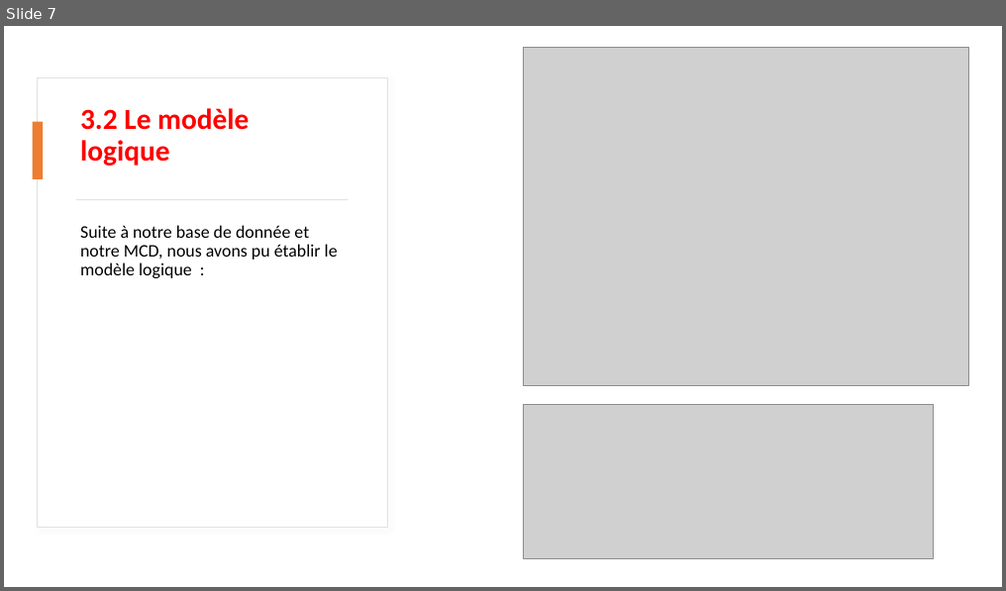
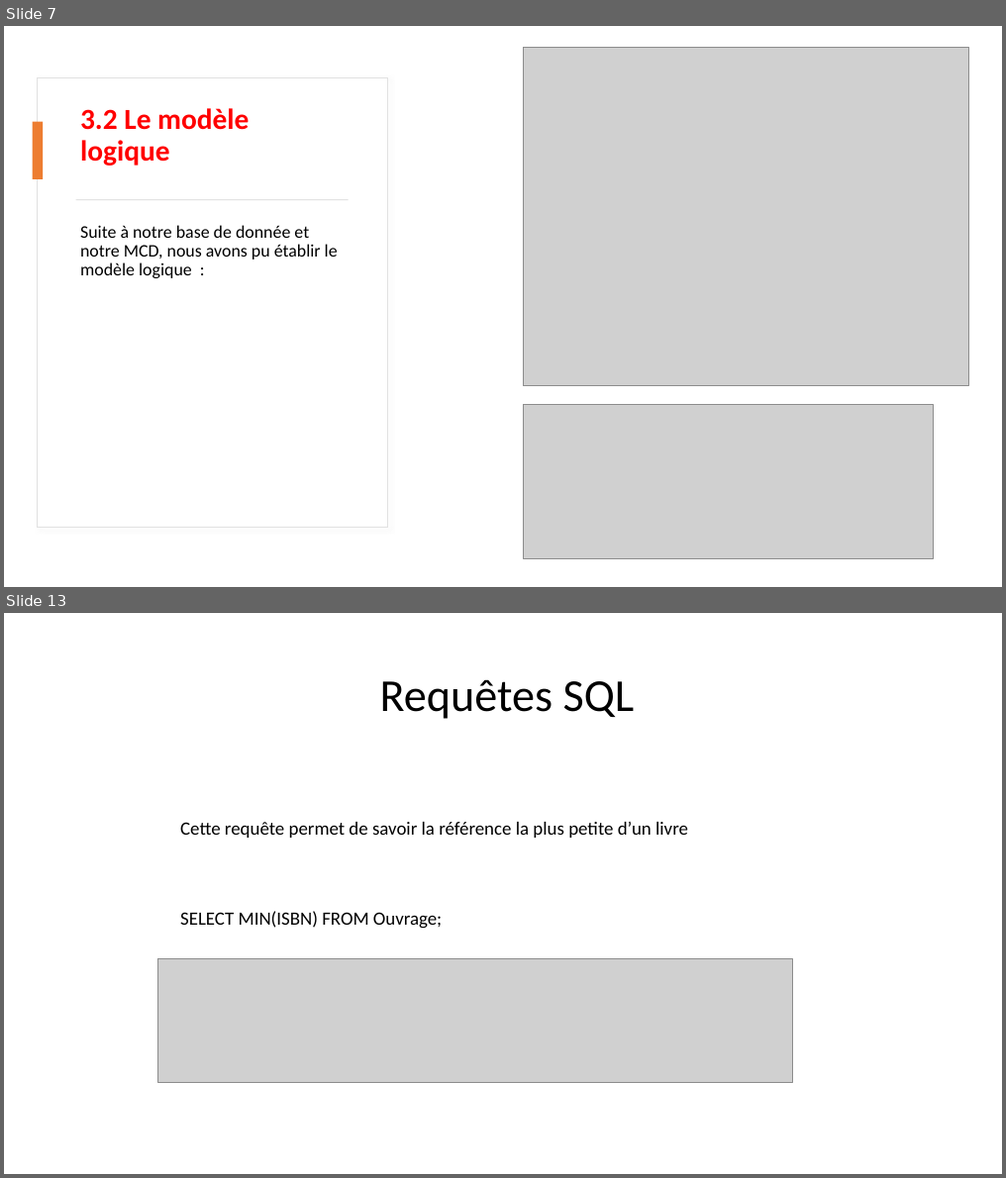
Before and after one commit to Anistea/Biblioth-que, a slide deck: PowerPoint_Projet Panorama base de données.pptx. Shown one above the other, each under a label of ours: slide 7 before the commit, slides 7 and 13 after it; the slides between them are not shown. The pictures are 1006x591 and 1006x1178 pixels, drawn with LibreOffice and Linux fonts; fonts in the diff are those of the drawing; grey boxes stand for pictures. Boxes give left, top, right and bottom in pixels: in the first picture for what was removed or moved away, otherwise in the second. Text is boxed around its words. In the diff, an @@ line names an element or a change of style, - is before the commit and + after.

```diff
--- a/PowerPoint_Projet Panorama base de données.pptx
+++ b/PowerPoint_Projet Panorama base de données.pptx
@@ slide 13 added at box(4, 613, 1002, 1174), background #FFFFFF @@
@@ title added at box(380, 679, 635, 719), 44 pt, text #000000 @@
+Requêtes SQL
@@ text added at box(180, 822, 688, 929), 18 pt, text #000000 @@
+Cette requête permet de savoir la référence la plus petite d’un livre
+SELECT MIN(ISBN) FROM Ouvrage;
@@ picture added at box(158, 959, 792, 1083) @@
```
Also in this commit, not shown: 6 other slides added.
